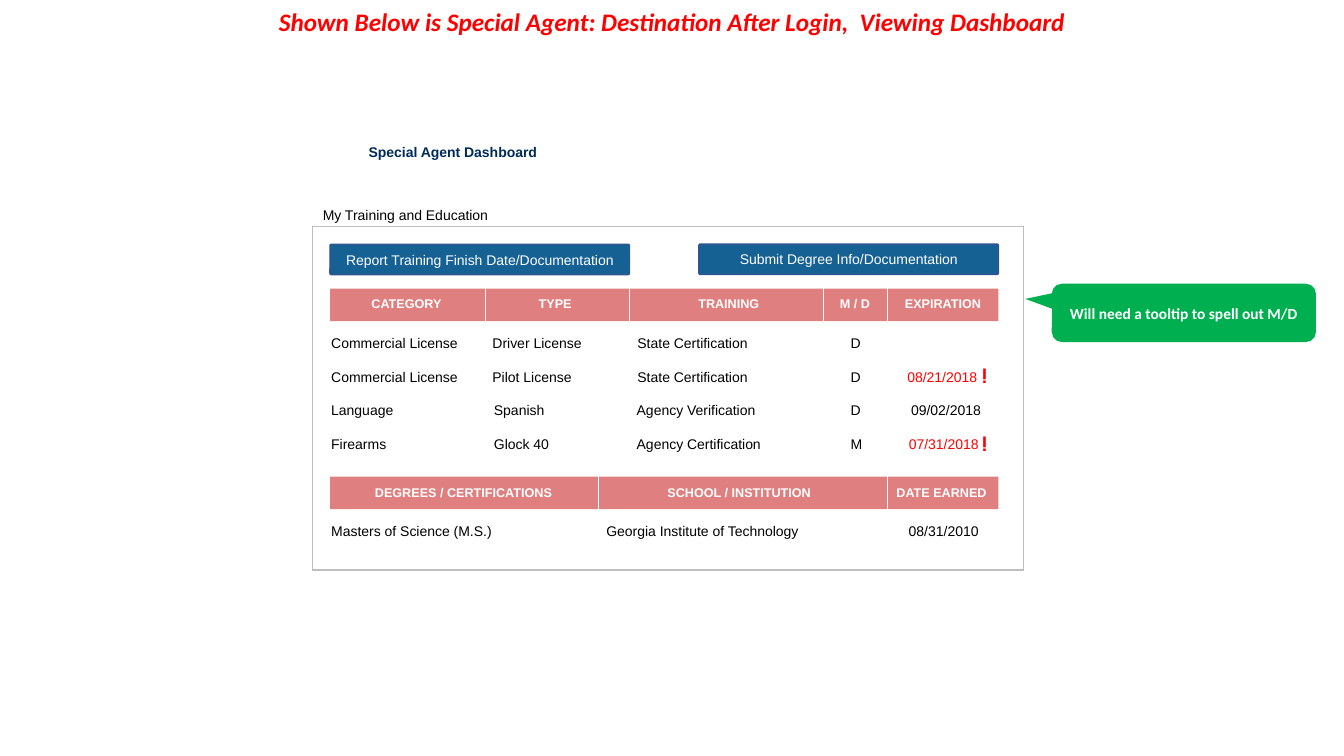
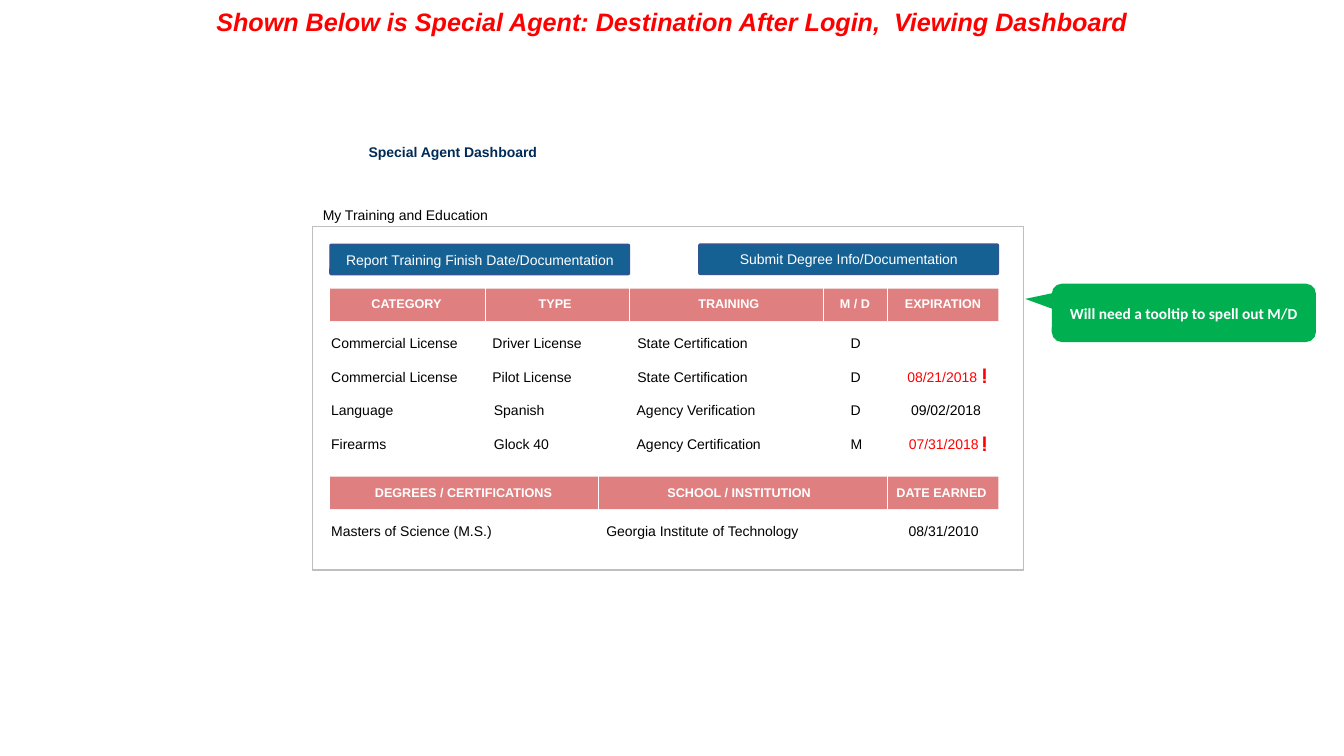
Before and after one commit to channelit/cit-challenge-docs, a slide deck: slide 14 of ICE Proposal Wireframes v11.pptx. Drawn at 1344x756 pixels with LibreOffice and Linux fonts; fonts in the diff are those of the drawing; background and template pictures are left out. Boxes give left, top, right and bottom in pixels: in the first picture for what was removed or moved away, otherwise in the second. Text is boxed around its words. In the diff, an @@ line names an element or a change of style, - is before the commit and + after.

Commit message:
Add files via upload
Clarified that final screens are for Special Agent.

```diff
--- a/ICE Proposal Wireframes v11.pptx
+++ b/ICE Proposal Wireframes v11.pptx
@@ text "Shown Below is Special Agent: ..." at (216,12,1126,36): font Calibri to Arial @@
```
Also in this commit, not shown: 2 other slides changed.
